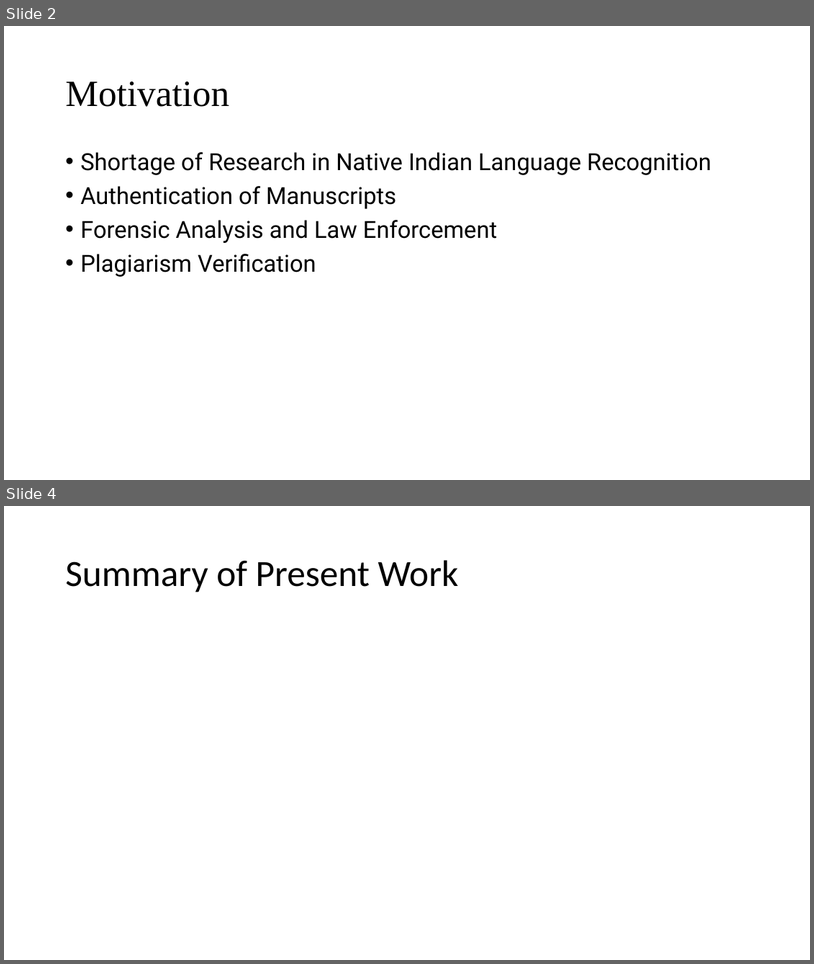
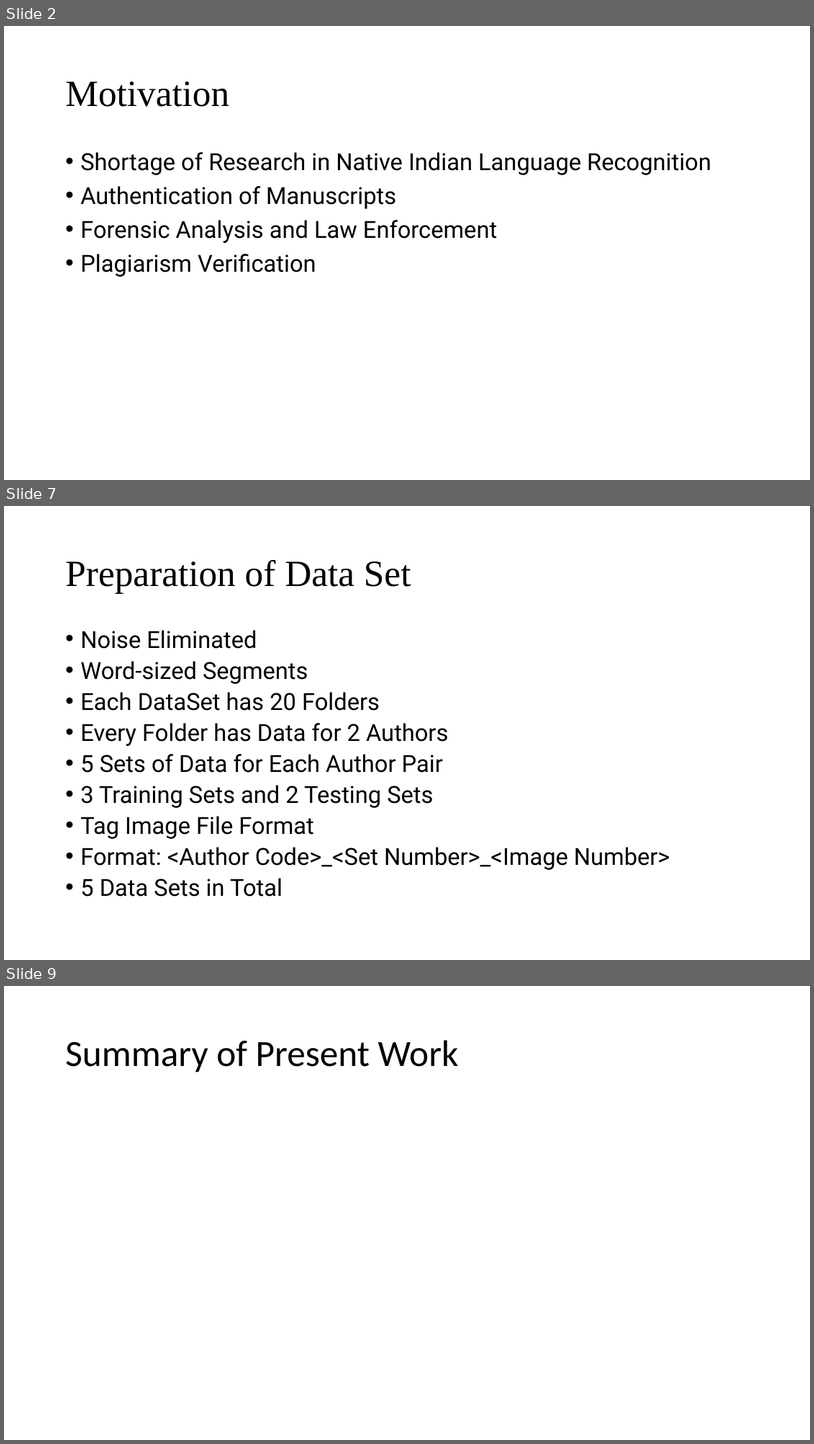
Before and after one commit to TheAnonymousMan/local-language-recognition-gcelt-class-2021, a slide deck: Documentation/4th Year Project Presentation.pptx. Shown one above the other, each under a label of ours: slides 2 and 4 before the commit, slides 2, 7 and 9 after it; the slides between them are not shown. The pictures are 814x964 and 814x1444 pixels, drawn with LibreOffice and Linux fonts; fonts in the diff are those of the drawing. Boxes give left, top, right and bottom in pixels: in the first picture for what was removed or moved away, otherwise in the second. Text is boxed around its words. In the diff, an @@ line names an element or a change of style, - is before the commit and + after.

```diff
--- a/Documentation/4th Year Project Presentation.pptx
+++ b/Documentation/4th Year Project Presentation.pptx
@@ slide 7 added at box(4, 506, 810, 960), background #FFFFFF @@
@@ title added at box(65, 560, 412, 593), 44 pt, text #000000 @@
+Preparation of Data Set
@@ text added at box(80, 630, 671, 896), 28 pt, text #000000 @@
+• Noise Eliminated
+• Word-sized Segments
+• Each DataSet has 20 Folders
+• Every Folder has Data for 2 Authors
+• 5 Sets of Data for Each Author Pair
+• 3 Training Sets and 2 Testing Sets
+• Tag Image File Format
+• Format: <Author Code>_<Set Number>_<Image Number>
+• 5 Data Sets in Total
@@ what was slide 4 is now slide 9 @@
```
Also in this commit, not shown: 4 slides changed, 7 other slides added, 1 slide removed, 1 other file.
